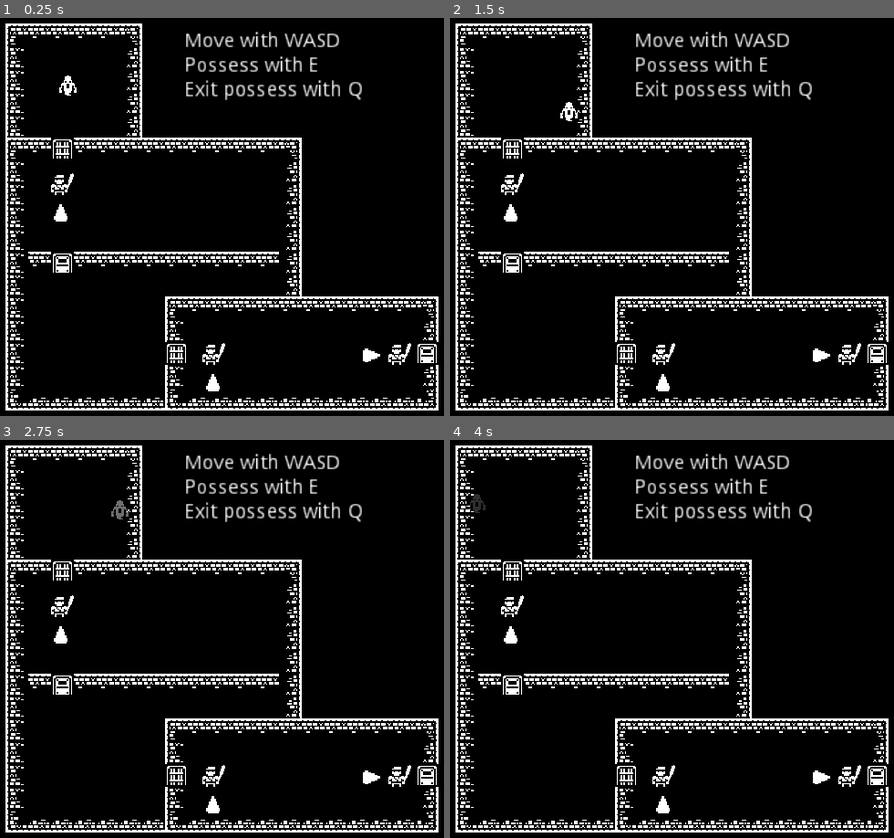
Above: before the commit, frames 1-4 (two rows, left to right).
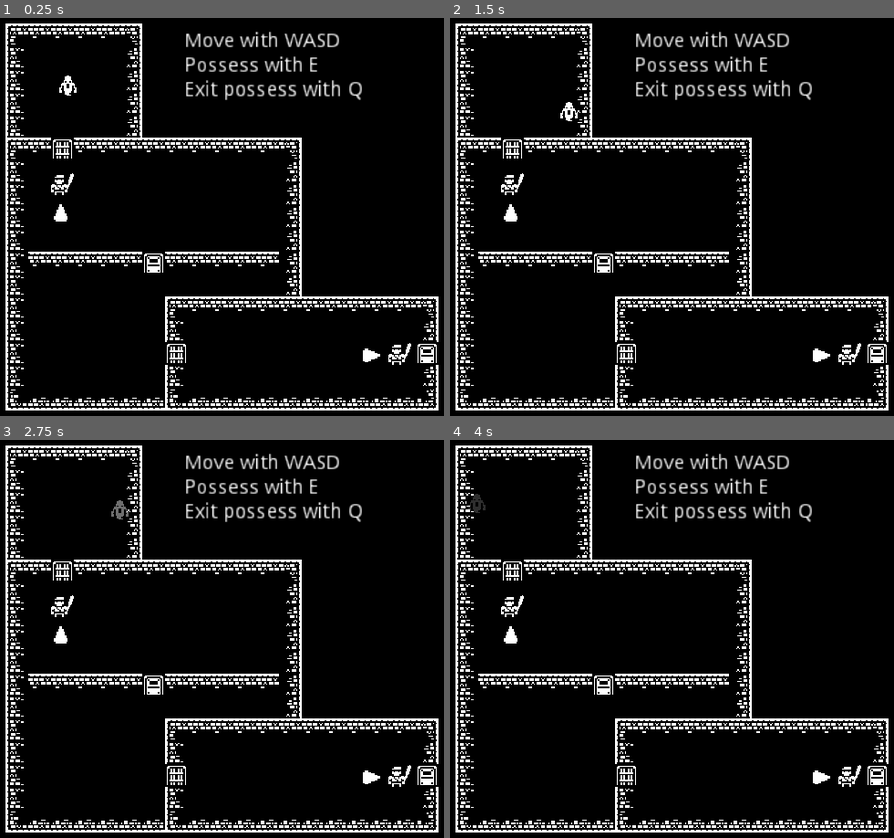
Above: after the commit, the same moments.

Repository: skarnl/miziziz-game-jam-2020
Game: Godot game, scene res://screens/splash.tscn
Same seed, same stepped clock (60 frames per second), same inputs: the game is played once before the commit and once after it.
Inputs:
- Up to frame 1 (0.25 s): no input
- Up to frame 2 (1.5 s): tap Enter at 0.5 s; hold Right (ui_right) 0.53-1.28 s; hold Space (attack) 0.53-1.28 s; hold Down (ui_down) from 1.28 s (still down); tap E (possess) at 1.35 s
- Up to frame 3 (2.75 s): tap R (restart) at 2 s; release Down (ui_down) at 2.03 s; hold Right (ui_right) from 2.03 s (still down); hold Space (attack) from 2.03 s (still down)
- Up to frame 4 (4 s): tap R (restart) at 2.75, 3.5 s; release Right (ui_right) at 2.78 s; release Space (attack) at 2.78 s; hold Up (ui_up) 2.78-3.53 s; tap E (possess) at 2.85 s; hold Left (ui_left) from 3.53 s (still down); hold Space (attack) from 3.53 s (still down)

The runs differ from the first frame. In frame 1, 0.5% of the frame differs, in the area x 11-51%, y 58-94%; in frame 2, 0.5%; in frame 3, 0.5%; in frame 4, 0.5%.

Commit message:
Kill player when human hits it

Diff:
--- a/game/game.gd
+++ b/game/game.gd
@@ -11,6 +11,7 @@
 	for enemy in enemies:
 		enemy.connect('possessed', self, '_on_Enemy_possessed', [enemy])
 		enemy.connect('hit', self, '_on_Enemy_hit', [enemy])
+		enemy.connect('hit_player', self, '_on_Player_hit')
 
 
 func _on_Enemy_possessed(enemy):
@@ -20,6 +21,9 @@
 func _on_Enemy_hit(enemy):
 	pass
 
+func _on_Player_hit():
+	game_over()
+	pass
 
 func _unhandled_input(event):
 	if event is InputEventKey:
@@ -40,3 +44,7 @@
 	ghost.position = possessedEnemy.position
 	possessedEnemy = null
 	ghost.possess_end()
+
+
+func game_over():
+	Game.game_over()
--- a/game/game.tscn
+++ b/game/game.tscn
@@ -18,7 +18,7 @@
 collision_layer = 4
 collision_mask = 31
 format = 1
-tile_data = PoolIntArray( 65537, 0, 0, 65538, 0, 1, 65539, 0 …(880 unchanged characters)… 538, 720897, 0, 65536, 720898, 0, 1, 720900, 0, 1, 720901, 0, 1, 720902, 0, 1, 720903, 0, 1, 720904, 0, 1, 720905, 0, 1, 7209 …(1016 unchanged characters)…
+tile_data = PoolIntArray( 65537, 0, 0, 65538, 0, 1, 65539, 0 …(880 unchanged characters)… 538, 720897, 0, 65536, 720898, 0, 1, 720899, 0, 1, 720900, 0, 1, 720901, 0, 1, 720902, 0, 1, 720904, 0, 1, 720905, 0, 1, 7209 …(1016 unchanged characters)…
 
 [node name="doors" type="TileMap" parent="."]
 tile_set = ExtResource( 6 )
@@ -34,7 +34,7 @@
 collision_layer = 32
 collision_mask = 29
 format = 1
-tile_data = PoolIntArray( 720899, 0, 1, 983059, 0, 1 )
+tile_data = PoolIntArray( 720903, 0, 1, 983059, 0, 1 )
 
 [node name="Ghost" parent="." instance=ExtResource( 1 )]
 position = Vector2( 59.83, 59.5739 )
@@ -47,6 +47,7 @@
 current_look_direction = 1
 
 [node name="Human2" parent="." instance=ExtResource( 4 )]
+visible = false
 position = Vector2( 161.581, 249.141 )
 current_look_direction = 1
 
